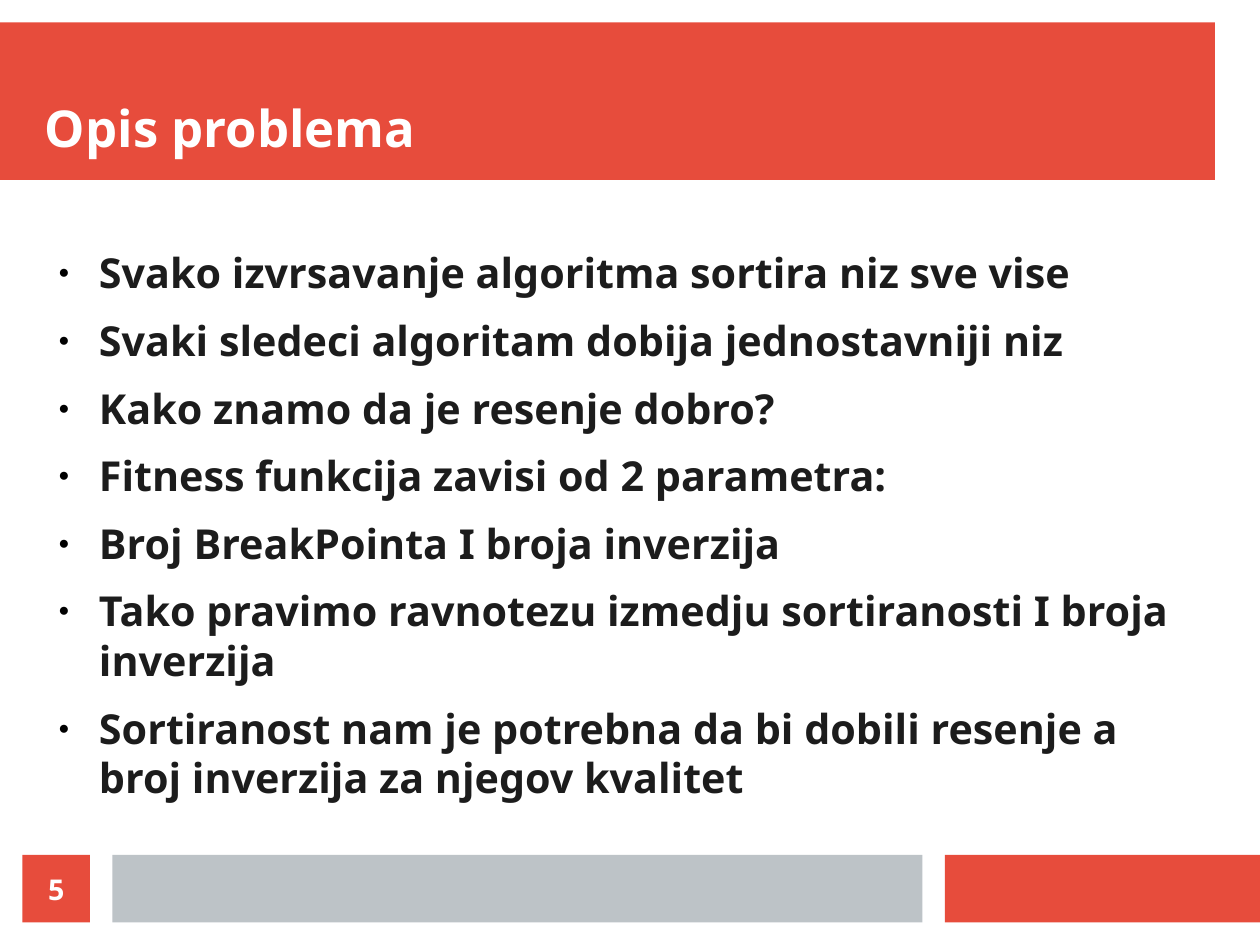
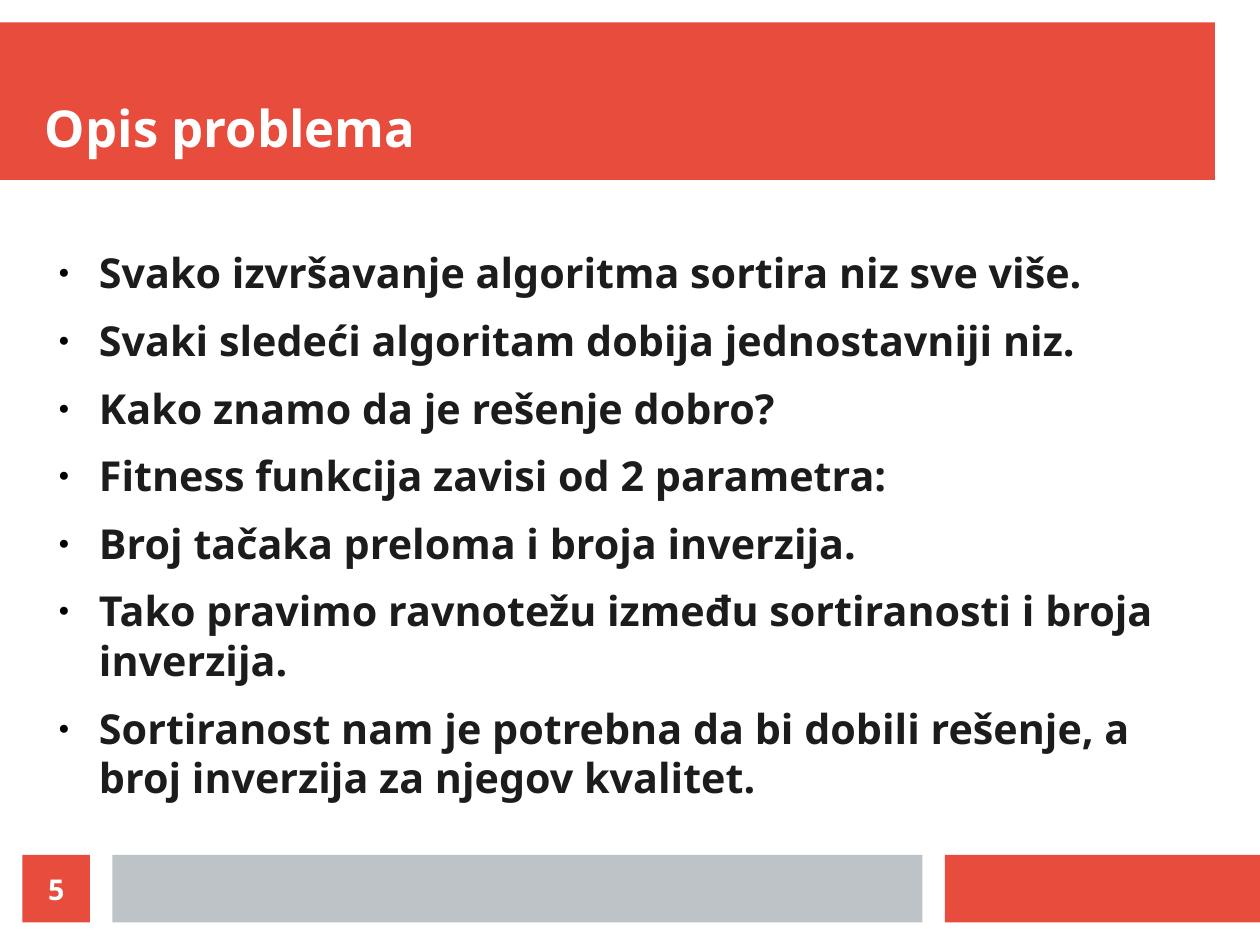
Before and after one commit to LukaVujcic/Minimum-Sorting-By-Reversals, a slide deck: slide 5 of prezentacija.odp. Drawn at 1260x945 pixels with LibreOffice and Linux fonts; fonts in the diff are those of the drawing. Boxes give left, top, right and bottom in pixels: in the first picture for what was removed or moved away, otherwise in the second. Text is boxed around its words. In the diff, an @@ line names an element or a change of style, - is before the commit and + after.

```diff
--- a/prezentacija.odp
+++ b/prezentacija.odp
@@ text at box(99, 256, 1082, 434): text changed @@
-● Svako izvrsavanje algoritma sortira niz sve vise
-● Svaki sledeci algoritam dobija jednostavniji niz
-● Kako znamo da je resenje dobro?
+● Svako izvršavanje algoritma sortira niz sve više.
+● Svaki sledeći algoritam dobija jednostavniji niz.
+● Kako znamo da je rešenje dobro?
@@ text at box(99, 527, 1152, 803): text changed @@
-● Broj BreakPointa I broja inverzija
-● Tako pravimo ravnotezu izmedju sortiranosti I broja inverzija
-● Sortiranost nam je potrebna da bi dobili resenje a broj inverzija za njegov kvalitet
+● Broj tačaka preloma i broja inverzija.
+● Tako pravimo ravnotežu između sortiranosti i broja inverzija.
+● Sortiranost nam je potrebna da bi dobili rešenje, a broj inverzija za njegov kvalitet.
```
Also in this commit, not shown: 10 other slides changed.
